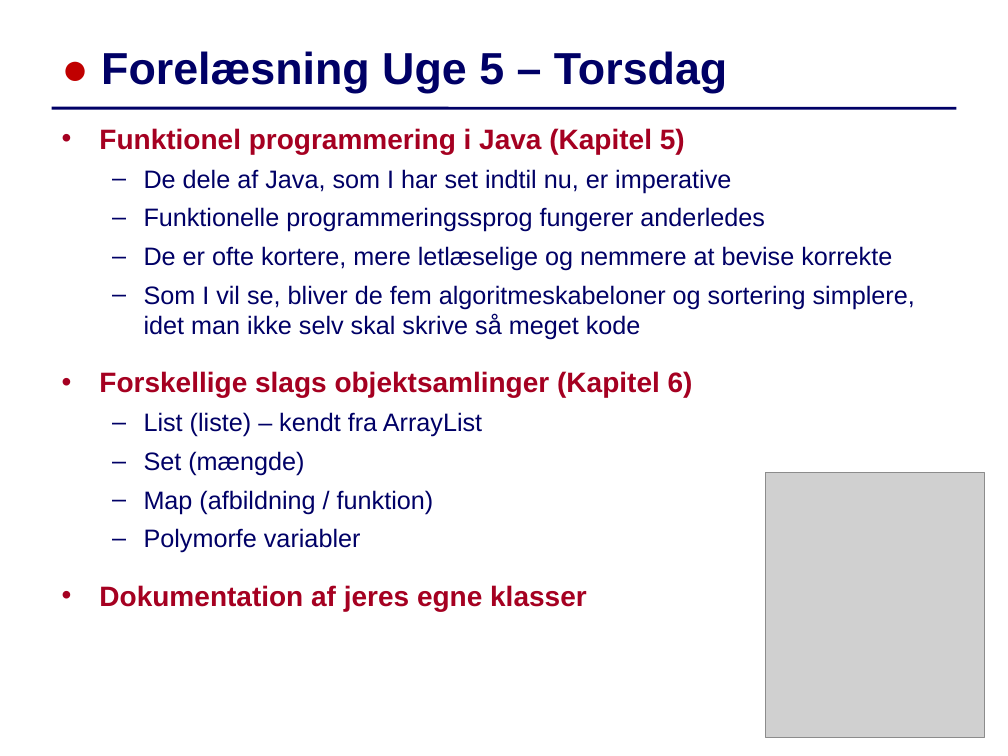
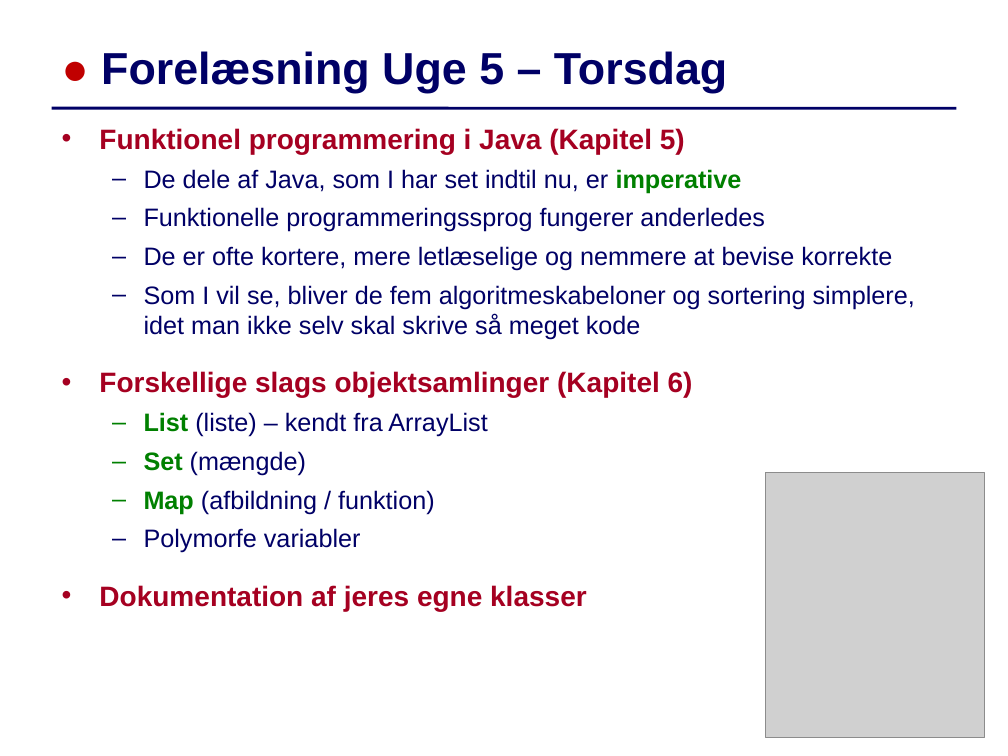
Before and after one commit to IntProgAU/Materiale, a slide deck: slide 1 of web/e21/uge_5b/Slides-Uge5-Torsdag.pptx. Drawn at 1008x756 pixels with LibreOffice and Linux fonts; fonts in the diff are those of the drawing; grey boxes stand for pictures. Boxes give left, top, right and bottom in pixels: in the first picture for what was removed or moved away, otherwise in the second. Text is boxed around its words. In the diff, an @@ line names an element or a change of style, - is before the commit and + after.

```diff
--- a/web/e21/uge_5b/Slides-Uge5-Torsdag.pptx
+++ b/web/e21/uge_5b/Slides-Uge5-Torsdag.pptx
@@ text at (144, 169, 742, 514): text colour #000066 to #008000, bold on in "imperative", "List", "Set", "Map" @@
```
Also in this commit, not shown: 8 other slides changed, 1 other file.
